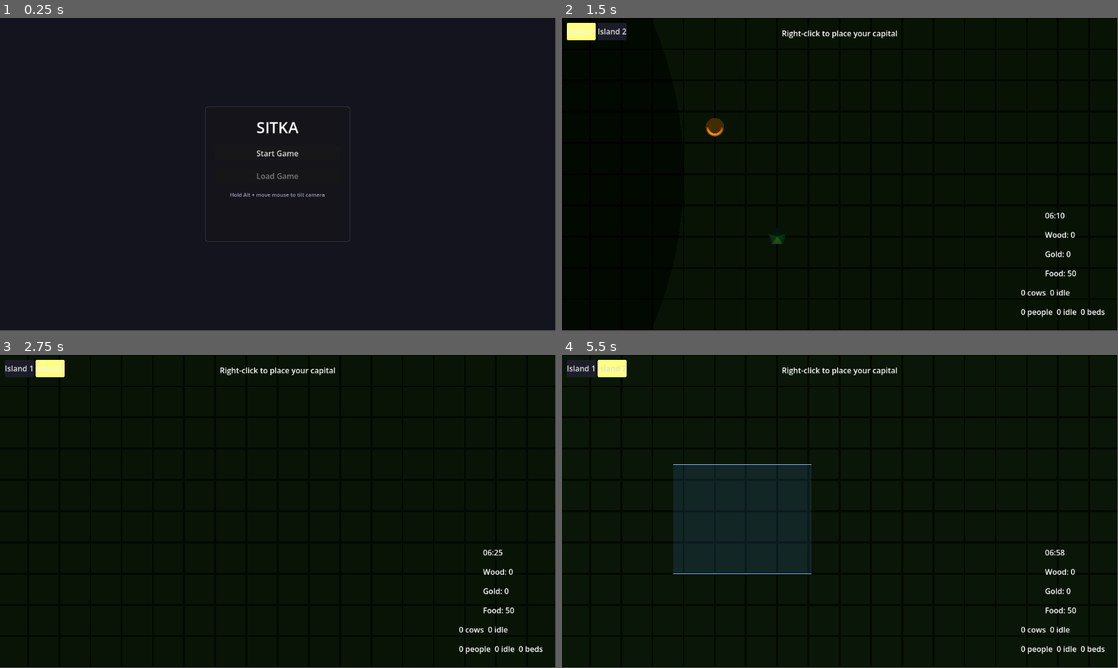
Above: before the commit, frames 1-4 (two rows, left to right).
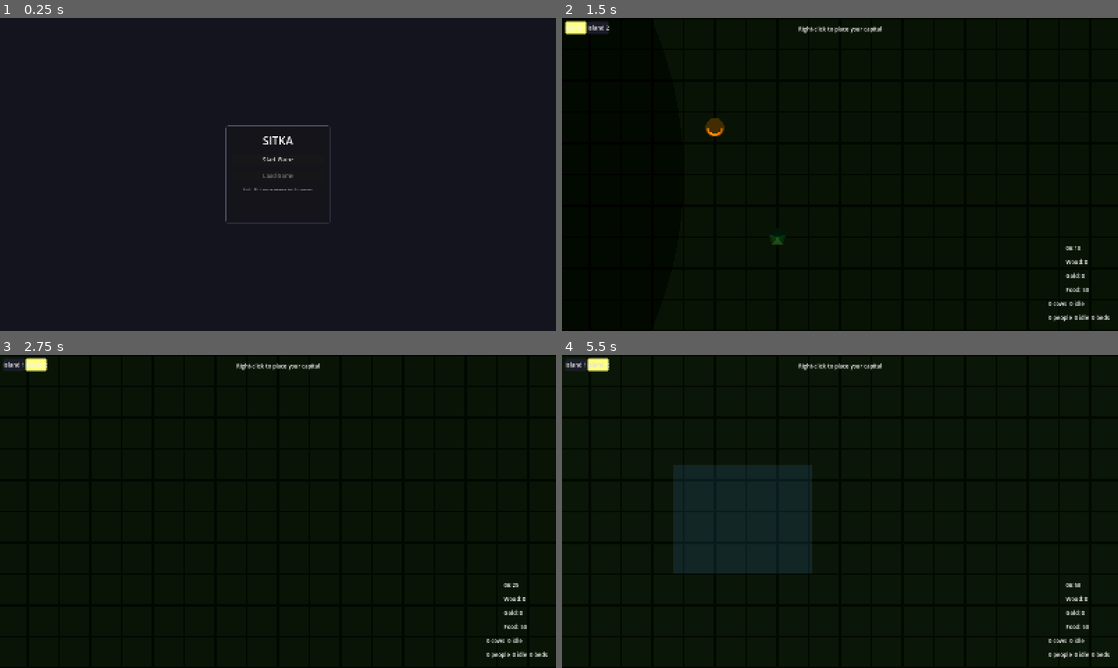
Above: after the commit, the same moments.

Repository: forsman5/sitka
Game: Godot game, scene res://scenes/ui/main_menu.tscn
Same seed, same stepped clock (60 frames per second), same inputs: the game is played once before the commit and once after it.
Inputs (mouse positions are in pixels of both pictures, inside the frame that each line leads up to):
- Up to frame 1 (0.25 s): no input
- Up to frame 2 (1.5 s): click "Start Game" at 0.5 s; click "Island 1" at 1.25 s
- Up to frame 3 (2.75 s): click "Island 2" at 2 s
- Up to frame 4 (5.5 s): tap Enter every 0.75 s from 2.75 to 5 s; move the mouse to (962, 495) at 2.77 s; hold Right (ui_right) 2.78-3.5 s; hold Alt 2.78-3.5 s; click (962, 495) at 2.92 s; drag from (728, 527) to (812, 574) at 3.52 s; move the mouse to (895, 442) at 4.27 s; hold Right (ui_right) 4.28-5 s; hold Alt 4.28-5 s; drag from (812, 574) to (673, 464) at 5.02 s
In our replay, the window is 799x449 before the commit and 800x450 after it. These sizes can differ from the game's own. Grey fills any space a smaller window leaves; there, only what the larger window draws over its background counts as a difference.

The runs differ from the first frame. In frame 1, 1.1% of the frame differs, in the area x 36-63%, y 28-72%; in frame 2, 1.8%; in frame 3, 1.7%; in frame 4, 1.9%, in the area x 0-99%, y 0-97%.

Commit message:
Launch maximized with a larger base viewport
No [display] section meant Godot fell back to its default 1152x648
window, which only covered about half of a typical monitor and left
the sim dashboard's stats/commodity/shipments text cramped or
scrolling. Sets a 1600x900 base viewport, launches maximized
(window/size/mode=2), and scales UI cleanly via canvas_items stretch
mode -- applies to every scene (main game and the sim dashboard alike).

Co-Authored-By: Claude Sonnet 5 <noreply@anthropic.com>
Claude-Session: https://claude.ai/code/session_0156TjYj48cKKzMz55PvKhFa

Diff:
--- a/project.godot
+++ b/project.godot
@@ -15,6 +15,13 @@
 config/features=PackedStringArray("4.6", "Forward Plus")
 config/icon="res://icon.svg"
 
+[display]
+
+window/size/viewport_width=1600
+window/size/viewport_height=900
+window/size/mode=2
+window/stretch/mode="canvas_items"
+
 [autoload]
 
 GameState="*res://scripts/global/game_state.gd"
